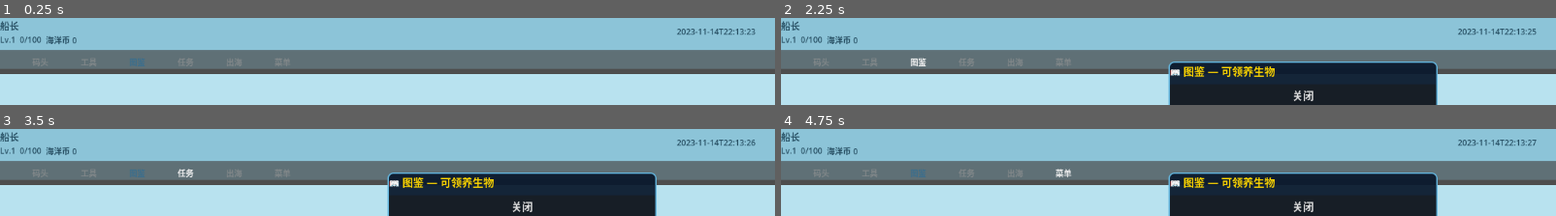
Above: before the commit, frames 1-4 (two rows, left to right).
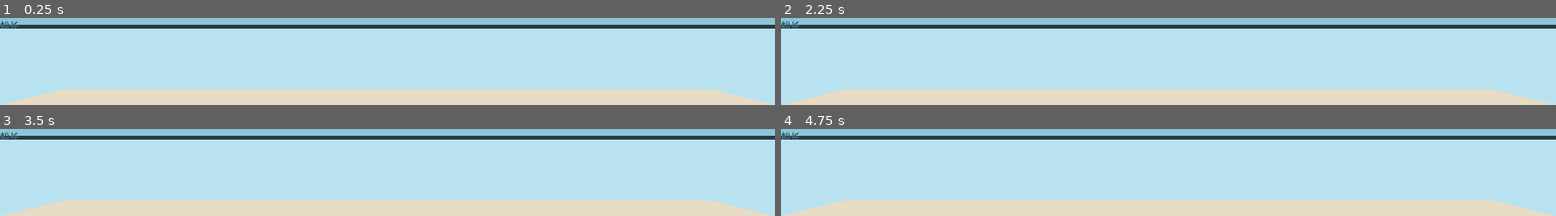
Above: after the commit, the same moments.

Repository: supdogg926/desktop-reef-tank
Game: Godot game, scene res://scenes/Main.tscn
The game is run twice, just before and just after one commit, with the same random seed, the same clock (stepped at 60 frames per second) and the same inputs.
Inputs:
- Up to frame 1 (0.25 s): no input
- Up to frame 2 (2.25 s): click "码头" at 0.5 s; click "工具" at 1.25 s; click "图鉴" at 2 s
- Up to frame 3 (3.5 s): click "任务" at 2.75 s
- Up to frame 4 (4.75 s): click "出海" at 3.5 s; click "菜单" at 4.25 s

The runs differ from the first frame. In frame 1, 73% of the frame differs, in the area x 0-100%, y 7-100%; in frame 2, 79%; in frame 3, 79%; in frame 4, 79%.

Commit message:
Day 4: fix sand polygon timing bug + frame-wait safety + reference-proportioned tank layout

Diff:
--- a/project.godot
+++ b/project.godot
@@ -25,12 +25,12 @@
 window/size/resizable=false
 window/size/borderless=true
 window/size/always_on_top=true
-window/size/transparent=false
-window/per_pixel_transparency/allowed=false
+window/size/transparent=true
+window/per_pixel_transparency/allowed=true
 window/subwindows/embedded_subwindows=false
 
 [rendering]
 
 textures/canvas_textures/default_texture_filter=0
 renderer/rendering_method="gl_compatibility"
-viewport/transparent_background=false
+viewport/transparent_background=true
--- a/scripts/Main.gd
+++ b/scripts/Main.gd
@@ -10,6 +10,9 @@
 const C_BTN_ADOPT = Color8(76, 175, 80)
 const ANEMONE_SWAY_RADIUS := 4.0
 const ANEMONE_SWAY_SPEED := 10.0
+const HEADER_RATIO := 0.12
+const FLOOR_RATIO := 0.20
+const WALL_INSET_RATIO := 0.08
 
 var tank_rect: Control
 var codex_panel: PanelContainer
@@ -21,11 +24,16 @@
 	SaveManager.load_game()
 	_position_overlay_window()
 	set_anchors_preset(Control.PRESET_FULL_RECT)
+	await get_tree().process_frame
+	await get_tree().process_frame
+	print(">>> [DEBUG] window.size=", get_window().size, " self.size=", size)
 	_build_top_bar()
 	_build_nav_bar()
 	_build_tank_view()
+	print(">>> [DEBUG] tank_rect.size after build=", tank_rect.size)
 	_build_codex_panel()
 	_spawn_saved_creatures()
+	print(">>> [DEBUG] owned_creatures=", GameManager.owned_creatures if GameManager else "none")
 	if GameManager:
 		GameManager.creature_adopted.connect(_on_creature_adopted)
 
@@ -33,16 +41,18 @@
 func _on_tank_resized(sand: Polygon2D) -> void:
 	var w = tank_rect.size.x
 	var h = tank_rect.size.y
-	var top_y = h - 60
-	var bot_y = h
+	var floor_h = h * FLOOR_RATIO
+	var wall_inset = w * WALL_INSET_RATIO
+	var top_y = h - floor_h
 	sand.polygon = PackedVector2Array(
 		[
-			Vector2(0, top_y + 10),
-			Vector2(w, top_y - 10),
-			Vector2(w, bot_y),
-			Vector2(0, bot_y),
+			Vector2(wall_inset, top_y),
+			Vector2(w - wall_inset, top_y),
+			Vector2(w, h),
+			Vector2(0, h),
 		]
 	)
+	print(">>> [DEBUG] sand polygon recalculated, tank size=", tank_rect.size)
 
 
 func _process(_delta: float) -> void:
@@ -55,9 +65,11 @@
 
 
 func _build_top_bar() -> void:
+	var header_h := int(round(get_window().size.y * HEADER_RATIO))
+	var top_h := int(round(header_h * 0.6))
 	var bar = ColorRect.new()
 	bar.color = C_BAR_BG
-	bar.custom_minimum_size = Vector2(0, 48)
+	bar.custom_minimum_size = Vector2(0, top_h)
 	bar.set_anchors_preset(Control.PRESET_TOP_WIDE)
 	add_child(bar)
 
@@ -99,17 +111,20 @@
 
 
 func _build_nav_bar() -> void:
+	var header_h := int(round(get_window().size.y * HEADER_RATIO))
+	var top_h := int(round(header_h * 0.6))
+	var nav_h := int(round(header_h * 0.4))
 	var bar = ColorRect.new()
 	bar.color = Color(C_BAR_BG, 0.3)
-	bar.custom_minimum_size = Vector2(0, 28)
+	bar.custom_minimum_size = Vector2(0, nav_h)
 	bar.set_anchors_preset(Control.PRESET_TOP_WIDE)
-	bar.position = Vector2(0, 48)
+	bar.position = Vector2(0, top_h)
 	add_child(bar)
 
 	var hbox = HBoxContainer.new()
 	hbox.set_anchors_preset(Control.PRESET_TOP_WIDE)
-	hbox.position = Vector2(0, 48)
-	hbox.custom_minimum_size = Vector2(0, 36)
+	hbox.position = Vector2(0, top_h)
+	hbox.custom_minimum_size = Vector2(0, nav_h)
 	hbox.add_theme_constant_override("separation", 24)
 	add_child(hbox)
 
@@ -148,12 +163,13 @@
 
 
 func _build_tank_view() -> void:
+	var header_h := int(round(get_window().size.y * HEADER_RATIO))
 	tank_rect = Control.new()
 	tank_rect.anchor_left = 0.0
 	tank_rect.anchor_top = 0.0
 	tank_rect.anchor_right = 1.0
 	tank_rect.anchor_bottom = 1.0
-	tank_rect.offset_top = 84
+	tank_rect.offset_top = header_h
 	tank_rect.clip_contents = true
 	add_child(tank_rect)
 
@@ -163,12 +179,13 @@
 	water.set_anchors_preset(Control.PRESET_FULL_RECT)
 	tank_rect.add_child(water)
 
-	# 沙地（底部梯形）
+	# 沙地（底部对称梯形，两侧收边）
 	var sand = Polygon2D.new()
-	sand.set_meta("needs_resize", true)
 	sand.color = C_SAND
 	tank_rect.add_child(sand)
 	tank_rect.resized.connect(_on_tank_resized.bind(sand))
+	_on_tank_resized(sand)
+	print(">>> [DEBUG] sand.polygon after manual call=", sand.polygon)
 
 
 # ── 图鉴面板 ────────────────────────────────────────────────────
@@ -296,18 +313,26 @@
 func _place_creature(rtl: RichTextLabel, data: Dictionary) -> void:
 	var tank_w = tank_rect.size.x
 	var tank_h = tank_rect.size.y
+	var sand_top_y = tank_h * (1.0 - FLOOR_RATIO)
+	print(
+		">>> [DEBUG] _place_creature ",
+		data.get("name_cn", "?"),
+		" tank size=",
+		tank_rect.size,
+		" sand_top_y=",
+		sand_top_y,
+	)
 	var cx = tank_w / 2.0
-	var sand_y = tank_h - 60
 
 	if data.type == "anemone":
-		var anchor := Vector2(cx - 60, sand_y - 80)
+		var anchor := Vector2(cx - 60, sand_top_y - 80)
 		rtl.position = anchor
 		rtl.set_meta("fixed", true)
 		rtl.set_meta("anchor_pos", anchor)
 		rtl.set_meta("target_pos", anchor)
 		rtl.set_meta("speed", ANEMONE_SWAY_SPEED)
 	else:
-		rtl.position = Vector2(randf_range(60, tank_w - 100), randf_range(100, sand_y - 60))
+		rtl.position = Vector2(randf_range(60, tank_w - 100), randf_range(100, sand_top_y - 60))
 		rtl.set_meta("fixed", false)
 		rtl.set_meta("target_pos", rtl.position)
 		rtl.set_meta("speed", randf_range(20.0, 50.0))
@@ -336,8 +361,8 @@
 			if dist < 4.0:
 				var tank_w = tank_rect.size.x
 				var tank_h = tank_rect.size.y
-				var sand_y = tank_h - 60
-				target = Vector2(randf_range(40, tank_w - 80), randf_range(80, sand_y - 40))
+				var sand_top_y = tank_h * (1.0 - FLOOR_RATIO)
+				target = Vector2(randf_range(40, tank_w - 80), randf_range(80, sand_top_y - 40))
 				node.set_meta("target_pos", target)
 				node.set_meta("speed", randf_range(20.0, 50.0))
 			else:
--- a/tests/unit/test_codex_button_signal_chain.gd
+++ b/tests/unit/test_codex_button_signal_chain.gd
@@ -11,9 +11,16 @@
 		DirAccess.remove_absolute(ProjectSettings.globalize_path(save_path))
 	main_scene = load("res://scenes/Main.tscn").instantiate()
 	add_child_autofree(main_scene)
+	# Scene._ready() is now async (has await process_frame x2),
+	# so the test must also wait before accessing child nodes
 
 
 func test_clicking_adopt_button_in_codex_triggers_real_adopt() -> void:
+	# Wait for async _ready() to complete
+	await get_tree().process_frame
+	await get_tree().process_frame
+	await get_tree().process_frame
+
 	var adopt_button: Button = main_scene.find_child("AdoptButton_tomato_clown_m", true, false)
 	assert_not_null(adopt_button, "应该能在场景树里找到番茄小丑公鱼的领养按钮")
 	watch_signals(GameManager)
Not shown, added: Tools/day4_patch.py
